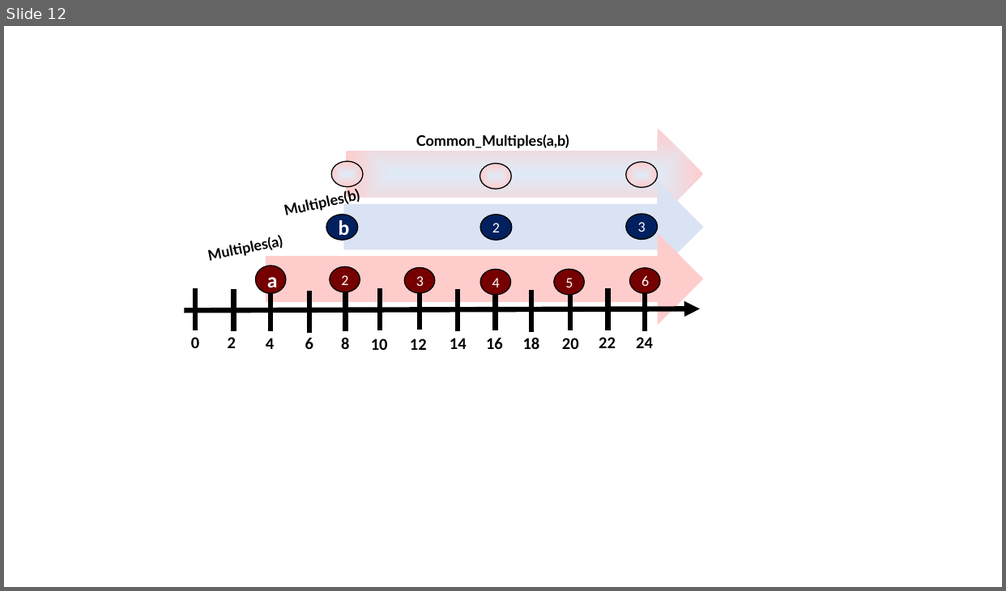
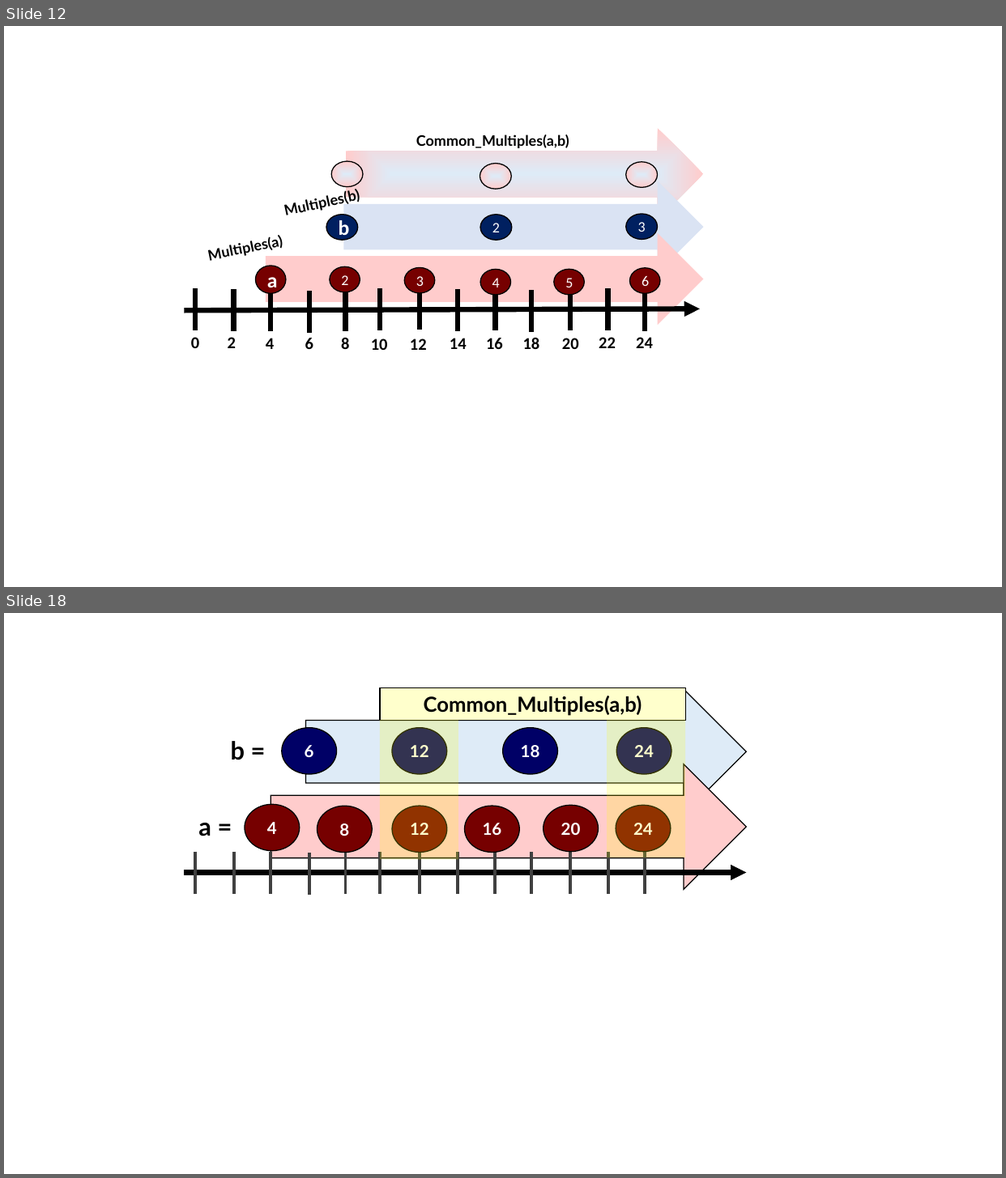
Before and after one commit to valdas1966/myq, a slide deck: Images/Mathematics/Numbers/For Pictures.pptx. Shown one above the other, each under a label of ours: slide 12 before the commit, slides 12 and 18 after it; the slides between them are not shown. The pictures are 1006x591 and 1006x1178 pixels, drawn with LibreOffice and Linux fonts; fonts in the diff are those of the drawing. Boxes give left, top, right and bottom in pixels: in the first picture for what was removed or moved away, otherwise in the second. Text is boxed around its words. In the diff, an @@ line names an element or a change of style, - is before the commit and + after.

```diff
--- a/Images/Mathematics/Numbers/For Pictures.pptx
+++ b/Images/Mathematics/Numbers/For Pictures.pptx
@@ slide 18 added at [4,613,1002,1174], background #FFFFFF @@
@@ right arrow added at [305,689,747,815], fill #DEEBF7, outline #000000 1 pt @@
@@ rectangle added at [380,688,685,721], fill #FFFFCC, outline #000000 1 pt, 20 pt, text #000000, bold @@
+Common_Multiples(a,b)
@@ ellipse added at [282,727,336,774], fill #000066, outline #000000 1 pt, 16 pt, text #FFFFFF, bold @@
+6
@@ rectangle added at [380,720,458,860], fill #FFFF00 at 20% opacity @@
@@ ellipse added at [392,727,446,774], fill #000066, outline #000000 1 pt, 16 pt, text #FFFFFF, bold @@
+12
@@ ellipse added at [503,727,557,774], fill #000066, outline #000000 1 pt, 16 pt, text #FFFFFF, bold @@
+18
@@ rectangle added at [607,720,685,858], fill #FFFF00 at 20% opacity @@
@@ ellipse added at [616,727,671,774], fill #000066, outline #000000 1 pt, 16 pt, text #FFFFFF, bold @@
+24
@@ text added at [231,741,245,760], 24 pt, text #000000, bold @@
+b =
@@ right arrow added at [270,764,746,889], fill #FFCCCC, outline #000000 1 pt @@
@@ ellipse added at [245,805,299,851], fill #760000, outline #000000 1 pt, 16 pt, text #FFFFFF, bold @@
+4
@@ ellipse added at [317,806,372,853], fill #760000, outline #000000 1 pt, 16 pt, text #FFFFFF, bold @@
+8
@@ ellipse added at [392,806,446,853], fill #760000, outline #000000 1 pt, 16 pt, text #FFFFFF, bold @@
+12
@@ ellipse added at [464,806,519,853], fill #760000, outline #000000 1 pt, 16 pt, text #FFFFFF, bold @@
+16
@@ ellipse added at [543,806,598,852], fill #760000, outline #000000 1 pt, 16 pt, text #FFFFFF, bold @@
+20
@@ ellipse added at [616,806,671,852], fill #760000, outline #000000 1 pt, 16 pt, text #FFFFFF, bold @@
+24
@@ text added at [198,823,211,837], 24 pt, text #000000, bold @@
+a =
@@ line added from (195, 852) to (195, 894), #404040 3 pt @@
@@ line added from (234, 852) to (234, 894), #404040 3 pt @@
@@ line added from (270, 853) to (270, 895), #404040 3 pt @@
@@ line added from (309, 854) to (309, 895), #404040 3 pt @@
@@ line added from (345, 853) to (345, 895), #404040 3 pt @@
@@ line added from (380, 853) to (380, 895), #404040 3 pt @@
@@ line added from (420, 852) to (420, 894), #404040 3 pt @@
@@ line added from (458, 853) to (458, 895), #404040 3 pt @@
@@ line added from (495, 853) to (495, 895), #404040 3 pt @@
@@ line added from (531, 853) to (531, 895), #404040 3 pt @@
@@ line added from (570, 853) to (570, 895), #404040 3 pt @@
@@ line added from (608, 853) to (608, 895), #404040 3 pt @@
@@ line added from (645, 853) to (645, 895), #404040 3 pt @@
@@ arrow added from (185, 873) to (747, 873), #000000 5 pt @@
```
Also in this commit, not shown: 5 other slides added.
